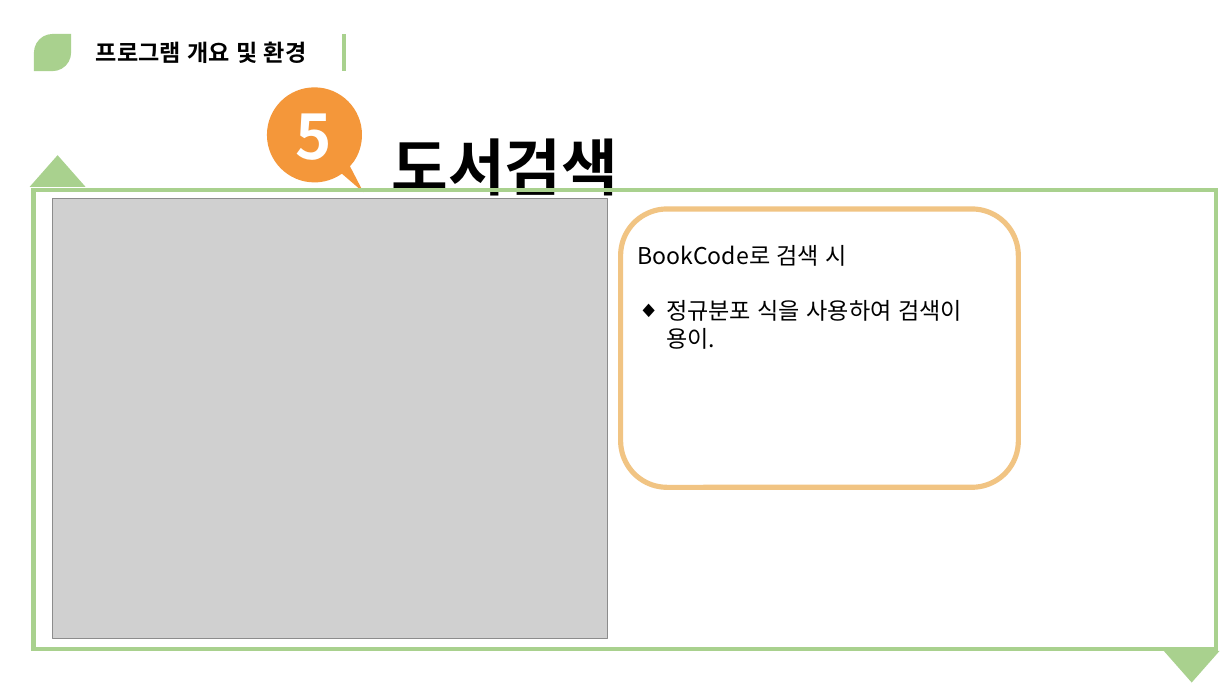
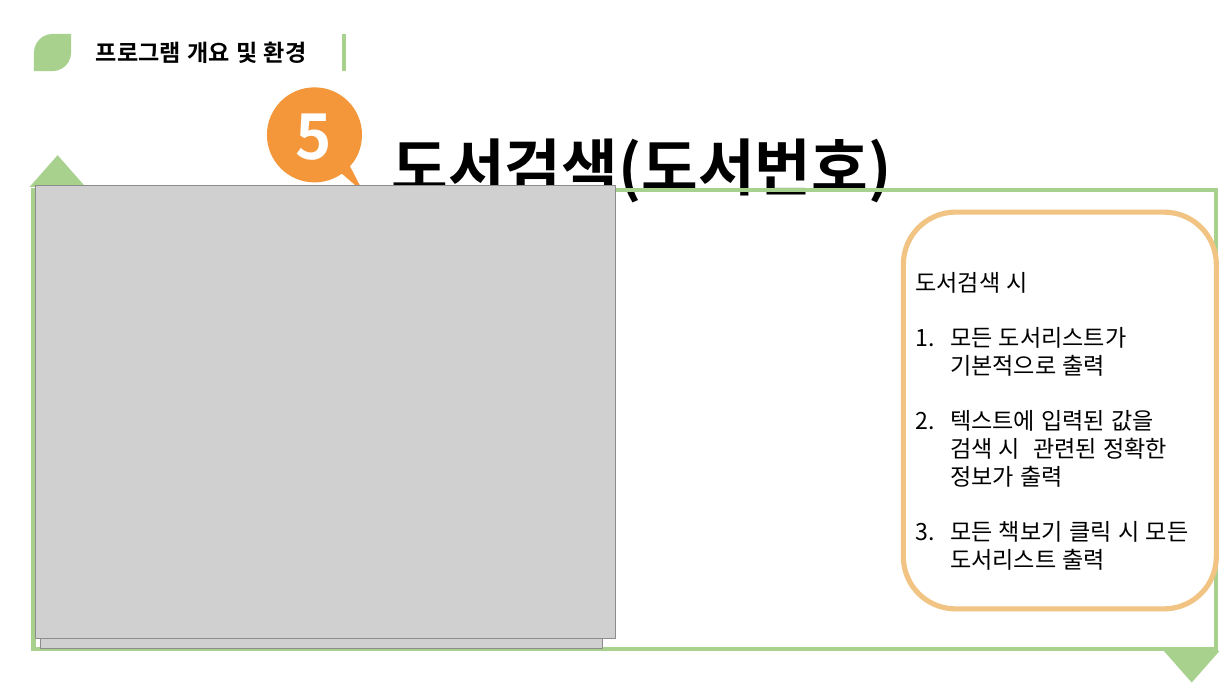
Before and after one commit to MinSu-Kim/java_web_male, a slide deck: slide 25 of document/사발면.pptx (slide 26 before the commit). Drawn at 1232x693 pixels with LibreOffice and Linux fonts; fonts in the diff are those of the drawing; grey boxes stand for pictures. Boxes give left, top, right and bottom in pixels: in the first picture for what was removed or moved away, otherwise in the second. Text is boxed around its words. In the diff, an @@ line names an element or a change of style, - is before the commit and + after.

```diff
--- a/document/사발면.pptx
+++ b/document/사발면.pptx
@@ text at box(391, 138, 891, 206): text changed @@
-도서검색
+도서검색(도서번호)
@@ picture added at box(36, 185, 616, 638) @@
@@ picture: place and size @@
-picture at box(53, 199, 607, 639)
+picture at box(41, 196, 603, 649)
@@ rounded rectangle: place and size @@
-rounded rectangle at box(621, 209, 1019, 487)
+rounded rectangle at box(904, 213, 1217, 609)
@@ text removed at box(637, 245, 962, 349) @@
-BookCode로 검색 시
-◆ 정규분포 식을 사용하여 검색이 용이.
@@ text added at box(915, 272, 1189, 570), 18 pt, text #000000 @@
+도서검색 시
+1. 모든 도서리스트가 기본적으로 출력
+2. 텍스트에 입력된 값을 검색 시 관련된 정확한 정보가 출력
+3. 모든 책보기 클릭 시 모든 도서리스트 출력
```
Also in this commit, not shown: 23 other slides changed, 5 slides added.
